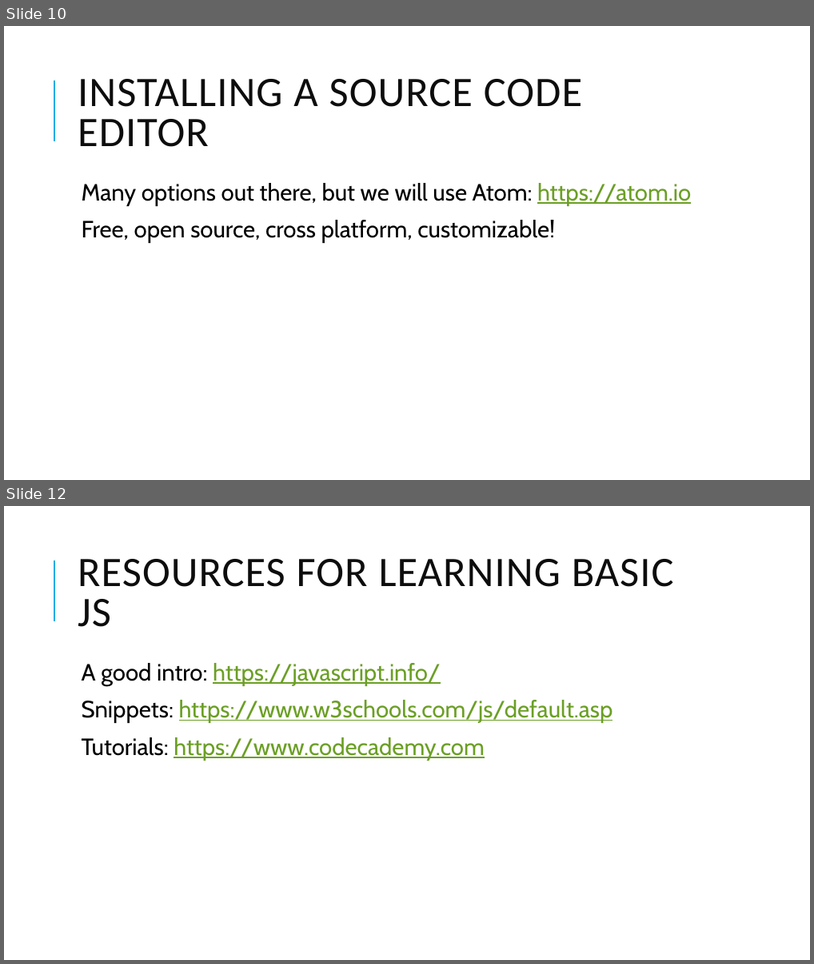
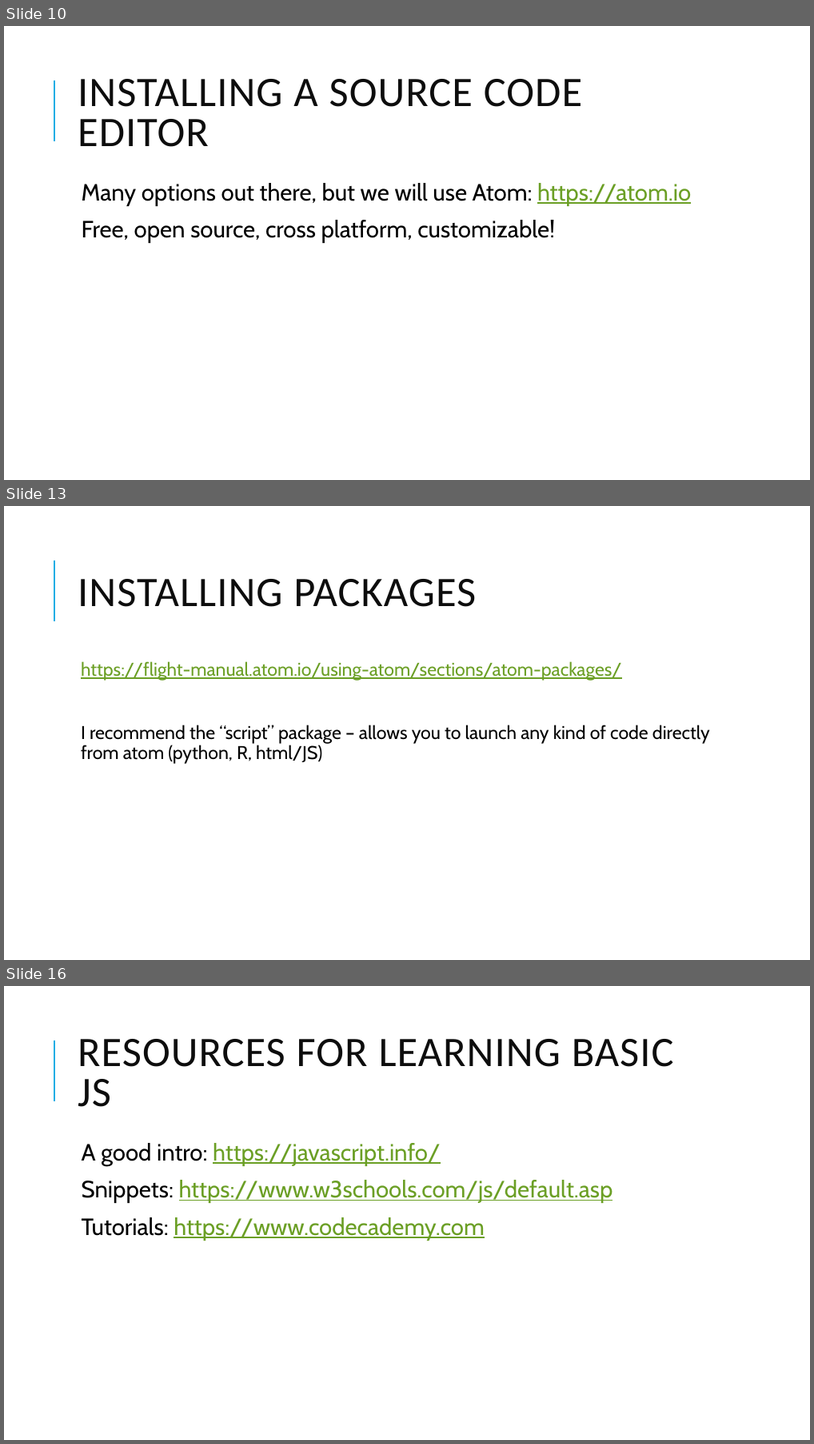
Before and after one commit to dreamerie/jspsych-tutorials, a slide deck: Week1-Introduction.pptx. Shown one above the other, each under a label of ours: slides 10 and 12 before the commit, slides 10, 13 and 16 after it; the slides between them are not shown. The pictures are 814x964 and 814x1444 pixels, drawn with LibreOffice and Linux fonts; fonts in the diff are those of the drawing. Boxes give left, top, right and bottom in pixels: in the first picture for what was removed or moved away, otherwise in the second. Text is boxed around its words. In the diff, an @@ line names an element or a change of style, - is before the commit and + after.

```diff
--- a/Week1-Introduction.pptx
+++ b/Week1-Introduction.pptx
@@ slide 13 added at (x1=4, y1=506, x2=810, y2=960), background #FFFFFF; not listed: 1 template element that a slide beside it also shows @@
@@ title added at (x1=78, y1=579, x2=476, y2=607), 50 pt, text #0D0D0D @@
+INSTALLING PACKAGES
@@ text added at (x1=81, y1=661, x2=710, y2=764), 22 pt, text #000000 @@
+  https://flight-manual.atom.io/using-atom/sections/atom-packages/
+  I recommend the “script” package – allows you to launch any kind of code directly from atom (python, R, html/JS)
@@ what was slide 12 is now slide 16 @@
```
Also in this commit, not shown: 3 other slides added, 10 other files.
